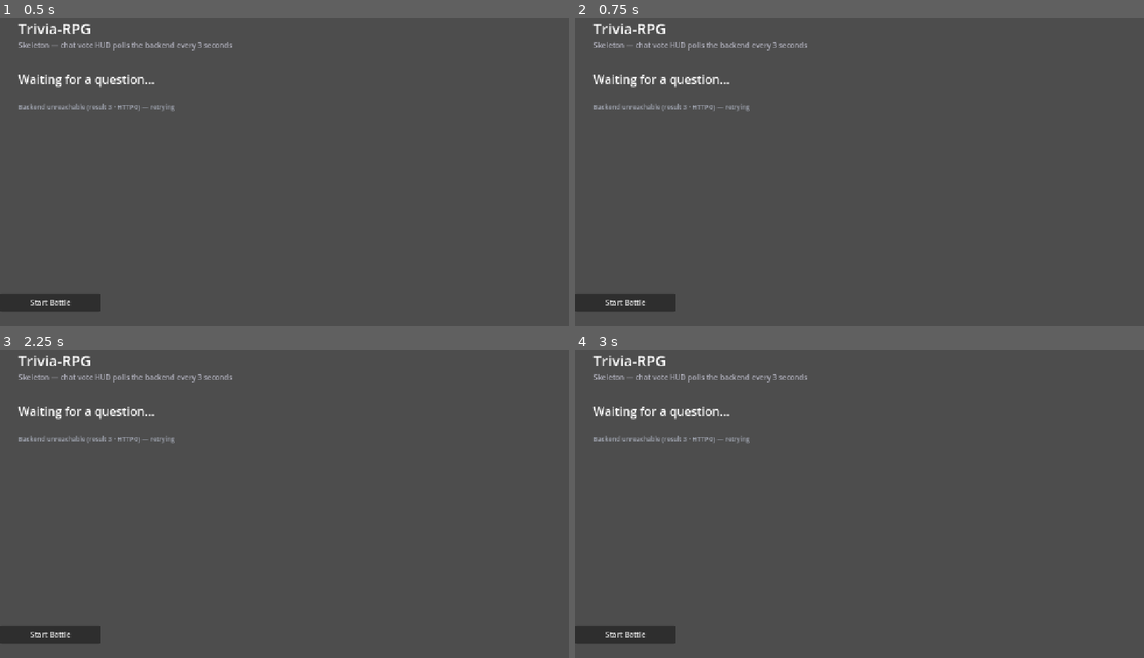
Above: before the commit, frames 1-4 (two rows, left to right).
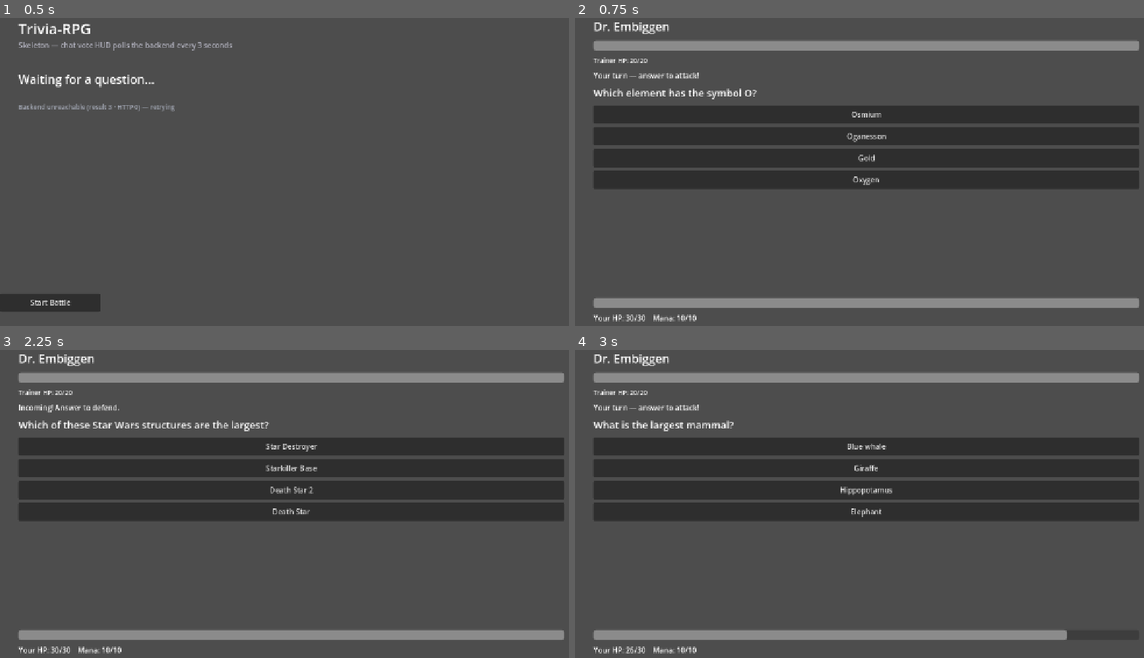
Above: after the commit, the same moments.

Repository: TheWizardOfCol/Trivia-RPG
Game: Godot game, scene res://main.tscn
The game is run twice, just before and just after one commit, with the same random seed, the same clock (stepped at 60 frames per second) and the same inputs.
Inputs (mouse positions are in pixels of both pictures, inside the frame that each line leads up to):
- Up to frame 1 (0.5 s): no input
- Up to frame 2 (0.75 s): click "Start Battle" at 0.5 s
- Up to frame 3 (2.25 s): click (51, 633) at 1.25 s, where only the run before the commit has a clickable "Start Battle"; click (290, 445) at 2 s, where only the run after the commit has a clickable "Osmium"
- Up to frame 4 (3 s): click (865, 445) at 2.75 s, where only the run after the commit has a clickable "Star Destroyer"

Frame 1 is identical in both runs. In frame 2, 30% of the frame differs, in the area x 0-100%, y 1-99%; in frame 3, 30%; in frame 4, 29%.

Commit message:
Fix invisible click-blocker over the Start Battle button
The full-screen VoteHUD overlay (a display-only Control) sat on top of the
button and swallowed clicks: containers default to MOUSE_FILTER_STOP, so a
mouse_filter=IGNORE on the HUD root alone was not enough. Now every node in
the HUD subtree ignores the mouse.

verify_main.gd now does a GUI-picking analysis at the button's center
(asserts the topmost control there is StartBattle, not the HUD) plus the
press-signal transition check; real mouse events can't be routed headless,
so this is the faithful structural check. Was red before the fix
(PICKED_AT_BUTTON=VBox), green after.

Diff:
--- a/client/verify_main.gd
+++ b/client/verify_main.gd
@@ -1,10 +1,21 @@
 extends SceneTree
 
-## Smoke test for the title -> battle transition: loads main.tscn and
-## presses the Start Battle button, then confirms the battle scene took
-## over as current_scene.
+## Smoke test for the title -> battle transition.
+##
+## Part A (structural): the invisible-blocker check. A full-screen Control
+## placed AFTER the button in the scene tree would swallow clicks (default
+## mouse_filter = STOP). VoteHUD must be MOUSE_FILTER_IGNORE, and GUI
+## picking at the button's center must land on StartBattle, not on VoteHUD.
+##
+## Part B (functional): press the button's own signal and confirm the battle
+## scene takes over as current_scene. (Real mouse events can't be routed in
+## headless mode — no input is delivered to controls there — so the click
+## path is verified by the picking analysis in Part A.)
+
+const PICK_IGNORE := Control.MOUSE_FILTER_IGNORE
 
 func _initialize() -> void:
+	root.size = Vector2i(1152, 648)
 	var main := (load("res://main.tscn") as PackedScene).instantiate()
 	root.add_child(main)
 	await create_timer(0.3).timeout
@@ -15,13 +26,38 @@
 		quit(1)
 		return
 	print("BUTTON_TEXT=", btn.text)
+
+	var hud: Control = main.get_node_or_null("VoteHUD")
+	print("HUD_MOUSE_FILTER=", "IGNORE" if hud != null and hud.mouse_filter == PICK_IGNORE else "STOP -- click blocker!")
+	var center: Vector2 = btn.get_global_rect().get_center()
+	var picked: Node = _pick(main, center)
+	print("PICKED_AT_BUTTON=", picked.name, " (expect StartBattle)")
+	print("CLICK_BLOCKED=", picked != btn)
+
+	var ok: bool = hud != null and hud.mouse_filter == PICK_IGNORE and picked == btn
 	btn.emit_signal("pressed")
 	await create_timer(0.6).timeout
+	var cur: Node = root.get_tree().current_scene
+	var transitioned := cur != null and cur.has_method("answer")
+	print("CURRENT_SCENE=", "<null>" if cur == null else cur.name)
+	print("TRANSITION_OK=", transitioned)
+	quit(0 if ok and transitioned else 1)
 
-	var cur = root.get_tree().current_scene
-	print("CURRENT_SCENE=", "<null>" if cur == null else cur.name)
-	if cur != null and cur.has_method("answer"):
-		print("BATTLE_READY_PHASE=", cur.phase)
-		cur.quit() if false else null
-	print("TRANSITION_OK=", cur != null and cur.has_method("answer"))
-	quit(0)
+
+## Faithful enough to Godot's GUI pick: walk the tree, consider only
+## visible controls whose mouse_filter is not IGNORE whose global rect
+## contains the point, ordered by draw order (children handled before
+## their parents across siblings in tree order), topmost wins.
+func _pick(from: Node, point: Vector2) -> Node:
+	var best: Node = null
+	for child in from.get_children():
+		var hit := _pick(child, point)
+		if hit != null:
+			best = hit
+	if best != null:
+		return best
+	if from is Control:
+		var c := from as Control
+		if c.mouse_filter != PICK_IGNORE and c.visible and c.get_global_rect().has_point(point):
+			return c
+	return null
--- a/client/vote_hud.gd
+++ b/client/vote_hud.gd
@@ -16,6 +16,7 @@
 var _current_question_id := ""
 
 func _ready() -> void:
+	_make_click_transparent(self)
 	http.timeout = 8.0
 	http.request_completed.connect(_on_vote_response)
 	print("Trivia-RPG HUD: polling %s" % Backend.vote_url())
@@ -27,6 +28,15 @@
 	timer.start()
 
 	_poll()
+
+func _make_click_transparent(node: Node) -> void:
+	# This HUD is display-only. Containers default to MOUSE_FILTER_STOP, so
+	# without this the full-screen overlay would swallow clicks meant for
+	# controls underneath (e.g. the title screen's Start Battle button).
+	for child in node.get_children():
+		if child is Control:
+			(child as Control).mouse_filter = Control.MOUSE_FILTER_IGNORE
+		_make_click_transparent(child)
 
 func _poll() -> void:
 	var err := http.request(Backend.vote_url())
--- a/client/vote_hud.tscn
+++ b/client/vote_hud.tscn
@@ -7,6 +7,7 @@
 anchors_preset = 15
 anchor_right = 1.0
 anchor_bottom = 1.0
+mouse_filter = 2
 script = ExtResource("1_script")
 
 [node name="Margin" type="MarginContainer" parent="."]
